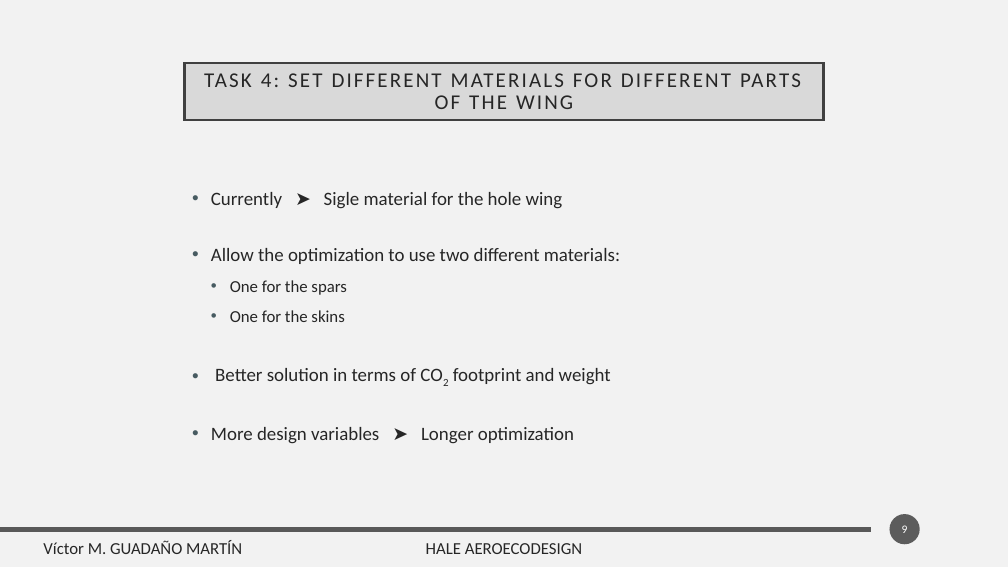
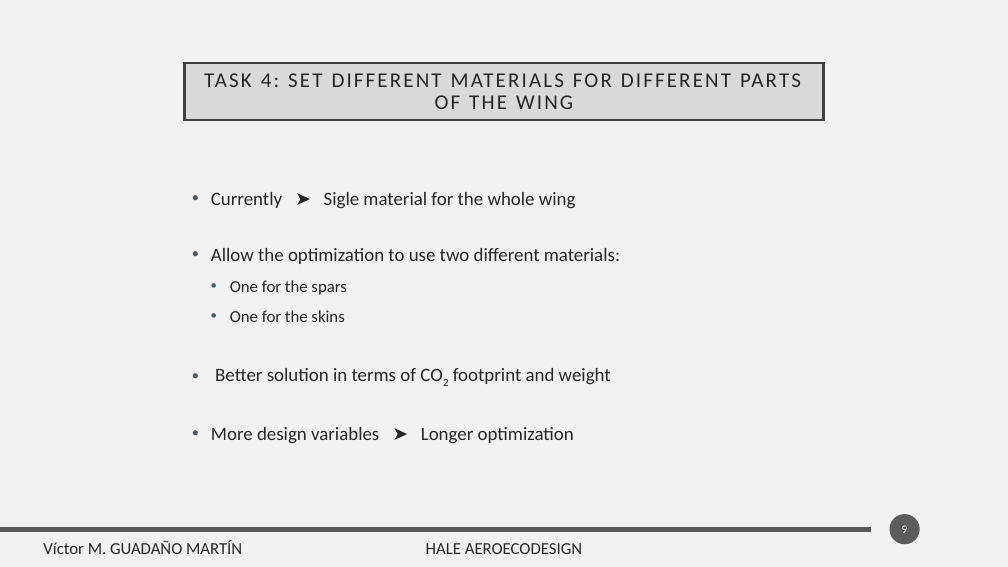
Before and after one commit to mid2SUPAERO/RP_MAE_VictorGUADANO, a slide deck: slide 9 of Documentation/Slides.pptx. Drawn at 1008x567 pixels with LibreOffice and Linux fonts; fonts in the diff are those of the drawing. Boxes give left, top, right and bottom in pixels: in the first picture for what was removed or moved away, otherwise in the second. Text is boxed around its words. In the diff, an @@ line names an element or a change of style, - is before the commit and + after.

```diff
--- a/Documentation/Slides.pptx
+++ b/Documentation/Slides.pptx
@@ text at (211,192,576,209): text changed @@
-• Currently ➤ Sigle material for the hole wing
+• Currently ➤ Sigle material for the whole wing
```
Also in this commit, not shown: 2 other slides changed.
